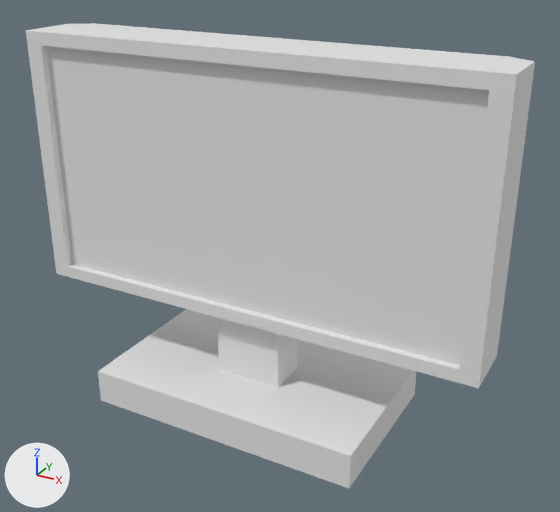
Two versions of the FBX model Assets/Models/Furnitures/Monitor.fbx, one commit apart.
Camera for both pictures: a 50 mm lens placed at (11.75, 0.44, 4.26), pointed at (10.14, 3.38, 2.79). The axes (+X, +Y, +Z) are drawn at lower left. The lights are the same throughout. Where no turn or scale is listed for an object, it has been applied to the vertices.

The first picture shows 'Monitor'.
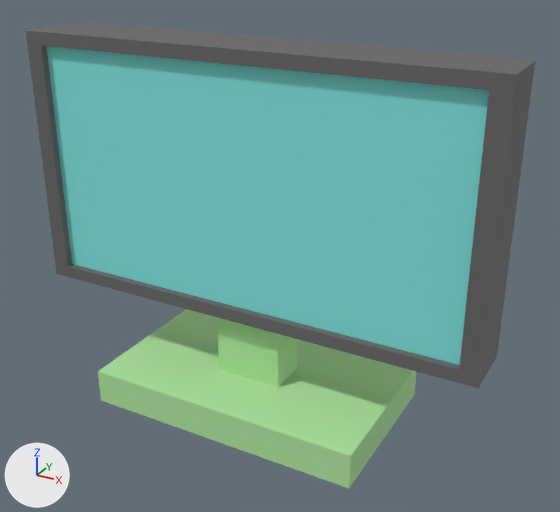
Location of each change, [x1, y1, x2, y2] in pixels of the pictures (560 x 512 px):
part 1 of me_cube_006, recoloured
    both: [26, 31, 72, 274]
part 2 of me_cube_006, recoloured
    both: [459, 62, 535, 388]
part 3 of me_cube_006, recoloured
    both: [57, 264, 478, 388]
part 4 of me_cube_006, recoloured (white to grey)
    both: [26, 23, 535, 90]
part 5 of me_cube_006, recoloured (grey to cyan)
    both: [47, 46, 489, 365]
part 6 of me_cube_006, recoloured (white to green)
    both: [98, 309, 416, 488]

What the commit changed:
Material 'Accesable green' (mat_accesable_green) is new.
Its base color is (0.446, 0.8, 0.356) (green #b2e7a1).
Its roughness is 0.69.
Material 'Screen blue' (mat_screen_blue) is new.
Its base color is (0.22, 0.8, 0.755) (cyan #81e7e1).
Its roughness is 0.69.
Material 'Soft grey' (mat_soft_grey) is new.
Its base color is (0.133, 0.133, 0.133) (dark grey #666666).
Its roughness is 0.69.
me_cube_006 has 38 vertices, 34 faces and spans x -1.15..1.15, y -0.42..0.42, z -0.09..1.7.
me_cube_006 is used by ob_monitor; location (10.024, 3.357, 2.062).
me_cube_006 part 1: all 4 faces centred in x -1.15..-1.06, y -0.18..0.14, z 1.07 switch from mat_material_004 (white #e7e7e7) to mat_soft_grey (dark grey #666666).
me_cube_006 part 2: all 4 faces centred in x 1.06..1.15, y -0.18..0.14, z 1.07 switch from mat_material_004 (white #e7e7e7) to mat_soft_grey (dark grey #666666).
me_cube_006 part 3: all 2 faces centred in x 0.0, y -0.18..-0.16, z 0.46..0.5 switch from mat_material_004 (white #e7e7e7) to mat_soft_grey (dark grey #666666).
me_cube_006 part 4: all 2 faces centred in x 0.0, y -0.18..0.04, z 1.67..1.7 switch from mat_material_004 (white #e7e7e7) to mat_soft_grey (dark grey #666666).
me_cube_006 part 5: all 1 face that had it switch from mat_material_005 (white #e7e7e7) to mat_screen_blue (cyan #81e7e1).
me_cube_006 part 6: all 12 faces that had it switch from mat_material_002 (white #e7e7e7) to mat_accesable_green (green #b2e7a1).
